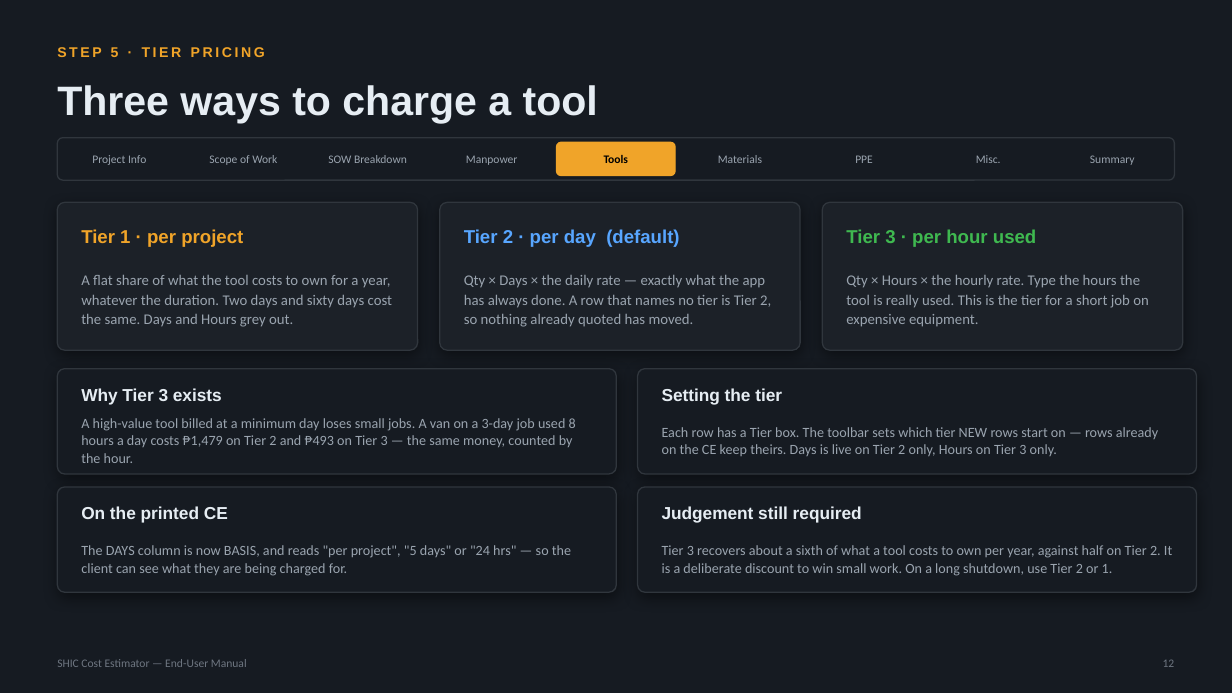
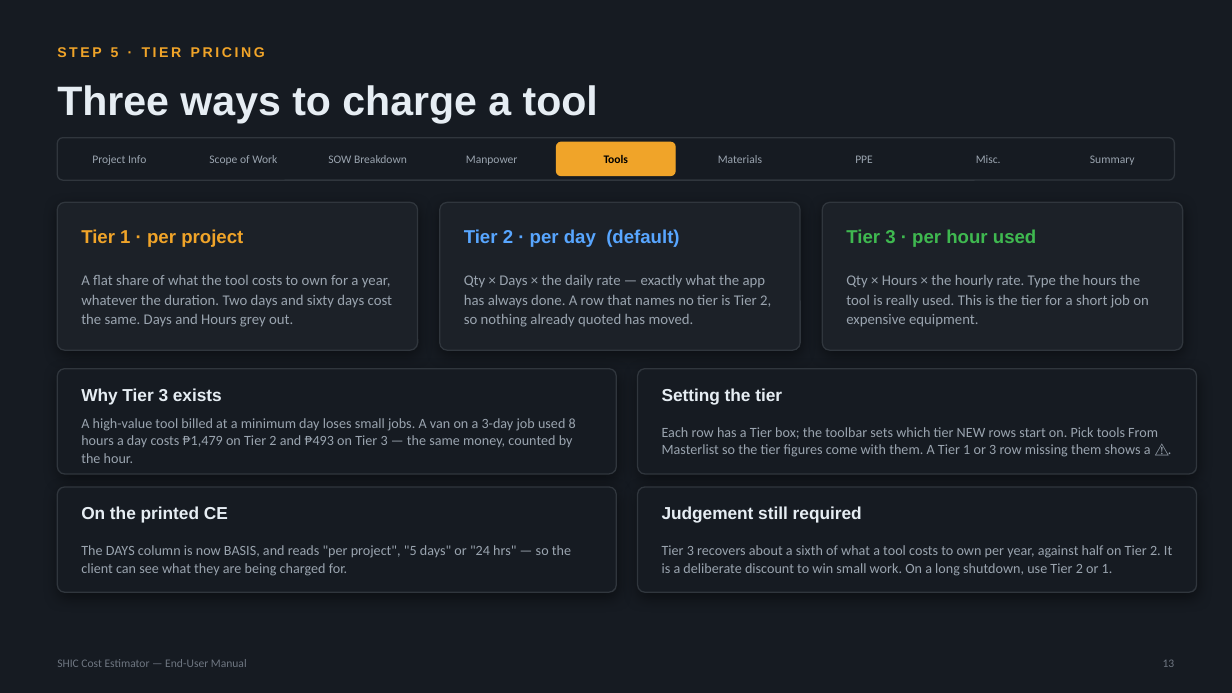
Before and after one commit to SYNERCORE/CostEstimation, a slide deck: slide 13 of docs/SHIC-Cost-Estimator-User-Manual.pptx (slide 12 before the commit). Drawn at 1232x693 pixels with LibreOffice and Linux fonts; fonts in the diff are those of the drawing. Boxes give left, top, right and bottom in pixels: in the first picture for what was removed or moved away, otherwise in the second. Text is boxed around its words. In the diff, an @@ line names an element or a change of style, - is before the commit and + after.

```diff
--- a/docs/SHIC-Cost-Estimator-User-Manual.pptx
+++ b/docs/SHIC-Cost-Estimator-User-Manual.pptx
@@ text at (x1=662, y1=427, x2=1158, y2=457): text changed @@
-Each row has a Tier box. The toolbar sets which tier NEW rows start on — rows already on the CE keep theirs. Days is live on Tier 2 only, Hours on Tier 3 only.
+Each row has a Tier box; the toolbar sets which tier NEW rows start on. Pick tools From Masterlist so the tier figures come with them. A Tier 1 or 3 row missing them shows a ⚠.
```
Also in this commit, not shown: 16 other slides changed, 2 slides added.
